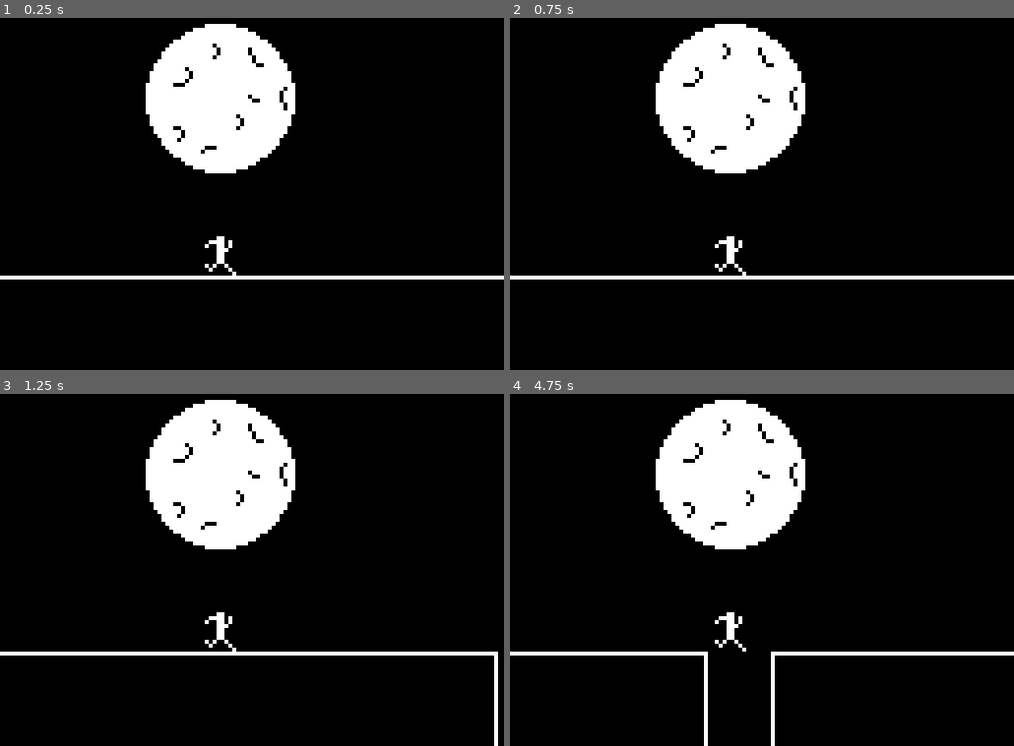
Above: before the commit, frames 1-4 (two rows, left to right).
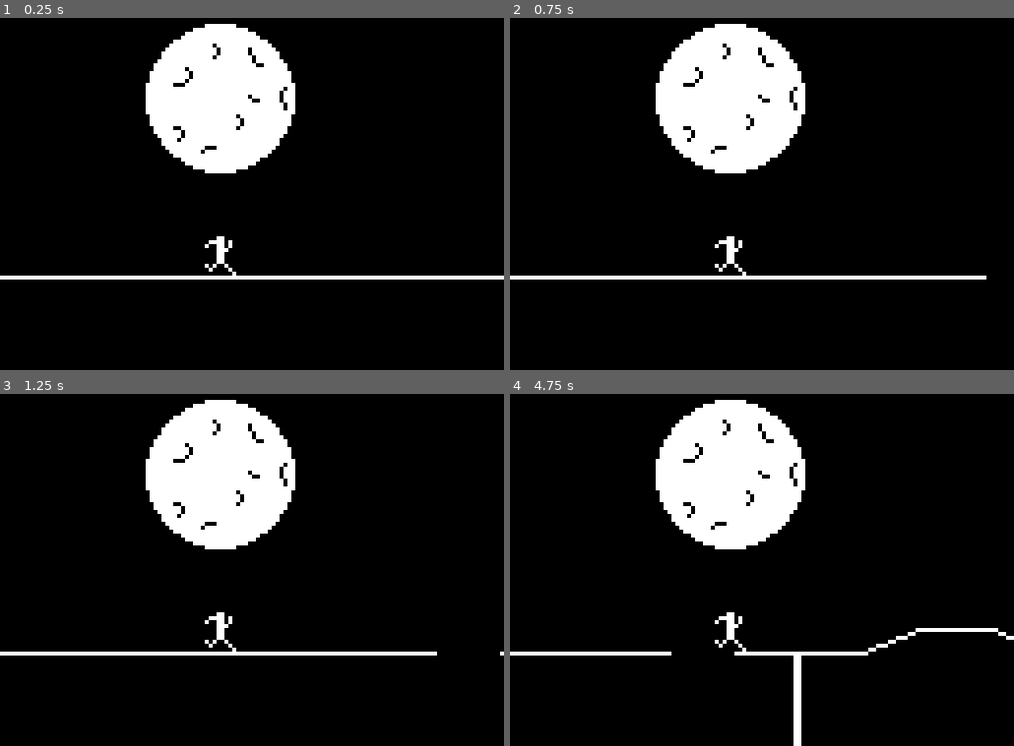
Above: after the commit, the same moments.

Repository: skarnl/godot--gwj48
Game: Godot game, scene res://screens/splash.tscn
Two runs of this game, one before a commit and one after it. Both use one fixed random seed, a clock stepped at 60 frames per second and the inputs below.
Inputs:
- Up to frame 1 (0.25 s): no input
- Up to frame 2 (0.75 s): tap Enter (ui_accept) at 0.5 s; hold Right (ui_right) from 0.53 s (still down)
- Up to frame 3 (1.25 s): keep holding Right (ui_right); tap Enter (ui_accept) at 0.77 s
- Up to frame 4 (4.75 s): tap Enter (ui_accept) at 1.25, 1.52, 3.02, 3.77, 4.52 s; release Right (ui_right) at 1.28 s; hold Down (ui_down) 1.28-2.03 s; hold Right (ui_right) 2.03-2.78 s; hold Up (ui_up) 2.78-3.53 s; hold Left (ui_left) from 3.53 s (still down)

Frame 1 is identical in both runs. In frame 2, less than 0.1% of the frame differs, in the area x 94-100%, y 73-75%; in frame 3, 0.3%; in frame 4, 1.6%, in the area x 32-100%, y 66-100%.

Commit message:
last iteration of moon runner

Diff:
--- a/entities/floor.gd
+++ b/entities/floor.gd
@@ -1,4 +1,6 @@
 extends Node2D
+
+signal update_player_height
 
 var TilePrefab = preload("res://entities/tile.tscn")
 
@@ -9,7 +11,11 @@
 export var speed := 20.0
 export var increase_rate := 1.0
 
+var last_update_time := 0.0
+
 var current_tile_index := 0
+
+var center_tile;
 
 var tileConfig = {
 
@@ -30,20 +36,24 @@
 
 
 func _process(delta: float) -> void:
-	position.x -= delta * speed
+	tile_container.position.x -= delta * speed
 
-	speed += increase_rate / 100.0
+	#speed += increase_rate / 100.0
 
-	print (speed)
+	last_update_time += delta
+
+	if last_update_time > 0.5:
+		last_update_time = 0
+		emit_signal("update_player_height")
 
 
 func _initial_generation() -> void:
 	for _i in range(SCREEN_WIDTH_IN_TILES * 2):
-		generate_next()
+		_generate_next()
 
 
 # Generate the next part
-func generate_next() -> void:
+func _generate_next() -> void:
 	var next_tile_index = _determine_tile_index()
 
 	var t = TilePrefab.instance()
@@ -59,17 +69,36 @@
 
 	current_tile_index += 1
 
+
 func _on_tile_removed() -> void:
-	print("tile removed, add new one")
-	generate_next()
+	_generate_next()
 
 
 func _determine_tile_index() -> int:
 	var TEMP_fixed_tile_order = [
-		0, 0, 0, 0, 0, 0, 0, 0, 0, 1, -1, 2, 0, 0
+		0, 0, 0, 0, 0, 0, 0, 0, 0, -1, 1, 2, 3, 4, 5, 4, 3, 2, 1, 0
 	]
-
-	print ("new index = " + str(current_tile_index % TEMP_fixed_tile_order.size()))
 
 	# TODO eventually make this a random selection based on the current_tile_index
 	return TEMP_fixed_tile_order[current_tile_index % TEMP_fixed_tile_order.size()]
+
+
+func get_offset(xpos: float) -> float:
+	var center_tile = tile_container.get_child(5)
+
+	print(center_tile)
+
+	print(center_tile.frame)
+
+	match center_tile.frame:
+		[0, 1, 2]:
+			return 10.0
+
+		[4, 6, 7]:
+			return 8.0
+
+		[3, 5, 8, 9]:
+			# TODO fix slope
+			return 4.0
+
+	return 20.0
--- a/entities/runner.tscn
+++ b/entities/runner.tscn
@@ -56,3 +56,7 @@
 [node name="CollisionShape2D" type="CollisionShape2D" parent="."]
 position = Vector2( 0, -6 )
 shape = SubResource( 3 )
+
+[node name="RayCast2D" type="RayCast2D" parent="."]
+enabled = true
+cast_to = Vector2( 0, 10 )
--- a/entities/tile.tscn
+++ b/entities/tile.tscn
@@ -10,5 +10,6 @@
 script = ExtResource( 2 )
 
 [node name="VisibilityNotifier2D" type="VisibilityNotifier2D" parent="."]
-position = Vector2( -3, 0 )
+position = Vector2( -4, -18 )
 scale = Vector2( 0.5, 1 )
+rect = Rect2( -8, 0, 32, 40 )
--- a/game/game.gd
+++ b/game/game.gd
@@ -1,8 +1,17 @@
 extends Node2D
 
 onready var floor_manager = $Floor
+onready var runner = $Runner
 
 func _ready():
 	print("game")
 
 	floor_manager.start()
+	floor_manager.connect("update_player_height", self, "_on_floor_moved")
+
+
+
+func _on_floor_moved(offset: float) -> void:
+	print("floor_offset %s" % offset)
+
+	runner.position.y = 104 - offset
--- a/game/game.tscn
+++ b/game/game.tscn
@@ -18,11 +18,11 @@
 position = Vector2( 64, 64 )
 texture = ExtResource( 1 )
 
-[node name="Sky" type="Node2D" parent="."]
-script = ExtResource( 4 )
-
 [node name="Runner" parent="." instance=ExtResource( 6 )]
 position = Vector2( 56, 104 )
 
 [node name="Floor" parent="." instance=ExtResource( 5 )]
 position = Vector2( 0, 113 )
+
+[node name="Sky" type="Node2D" parent="."]
+script = ExtResource( 4 )
